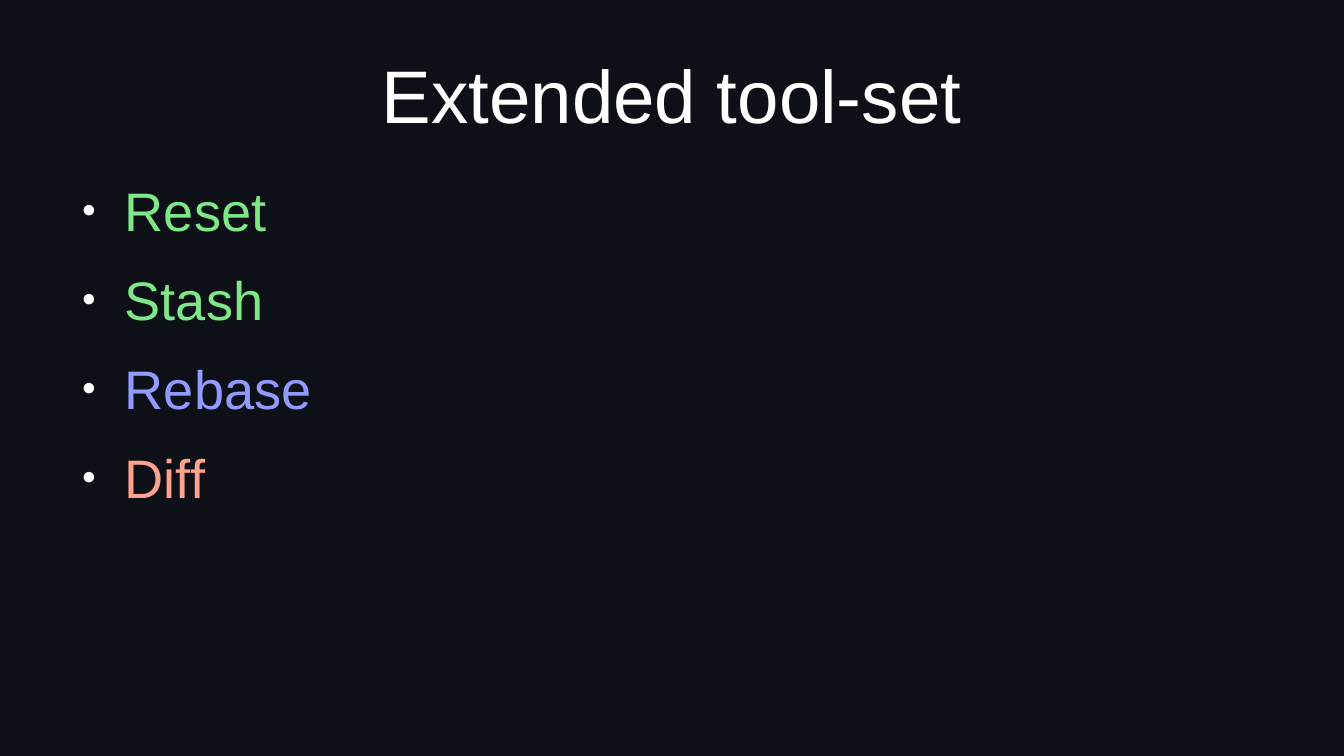
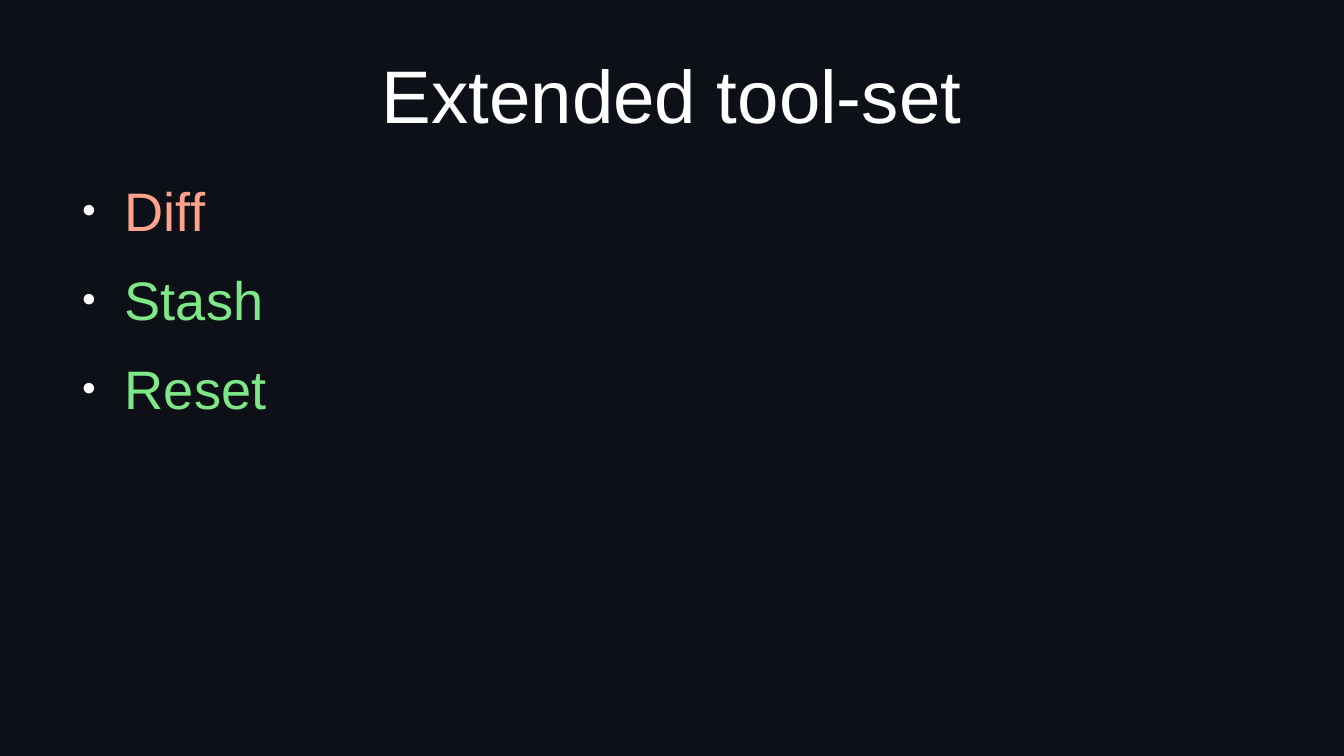
Before and after one commit to idf-io/Git-Github_Workshop, a slide deck: slide 18 of docs/presentation_day2_git-and-github.odp (slide 4 before the commit). Drawn at 1344x756 pixels with LibreOffice and Linux fonts; fonts in the diff are those of the drawing. Boxes give left, top, right and bottom in pixels: in the first picture for what was removed or moved away, otherwise in the second. Text is boxed around its words. In the diff, an @@ line names an element or a change of style, - is before the commit and + after.

```diff
--- a/docs/presentation_day2_git-and-github.odp
+++ b/docs/presentation_day2_git-and-github.odp
@@ text at <box>125,191,263,321</box>: paragraphs added @@
+● Diff
+● Stash
@@ text at <box>125,280,312,498</box>: paragraphs removed @@
-● Stash
-● Rebase
-● Diff
```
Also in this commit, not shown: 6 other slides changed, 19 slides added, 9 slides removed.
